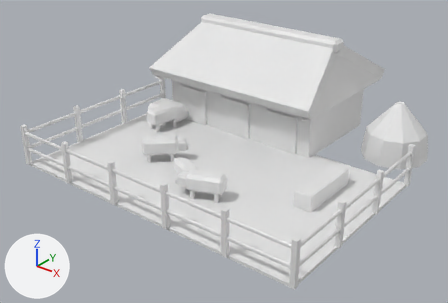
Renders of the glTF model public/buildings/pigFarm_1.glb from each side of a commit.
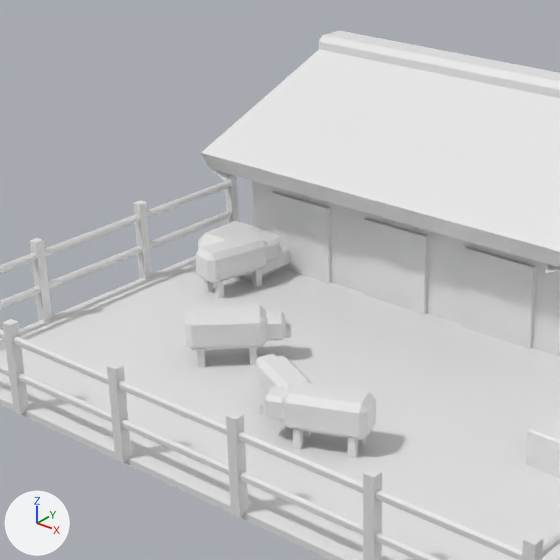
There are two pictures of each version: one whole from a camera (50 mm lens) standing at (9.18, -11.96, 7.56) and looking at (-0.2, -0.24, 0.29), one close up on the part from 13% to 69% of the width and 0% to 82% of the height. The lights are fixed; the arrows at lower left show +X, +Y and +Z. The last two pictures show the newer version. Vertices at exactly the same position are counted once.

The first close-up shows 'pigFarm_1'.
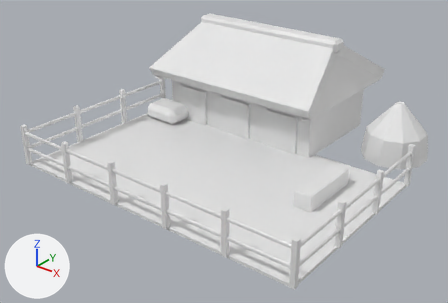
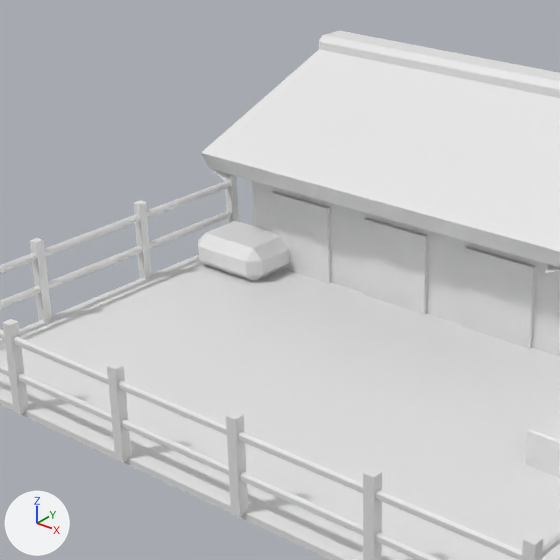
Location of each change, [x1, y1, x2, y2] in pixels of the close-ups (560 x 560 px):
part 1 of me_pigfarm_1, deleted
    before: [184, 234, 376, 458]

What the commit changed:
me_pigfarm_1 is used by ob_pigfarm_1; location (0.0, 0.0, 0.0).
me_pigfarm_1 had 762 vertices, 1316 faces and spanned x -4.26..4.26, y -3.66..4.95, z -0.05..2.95.
me_pigfarm_1 now has 410 vertices, 724 faces and spans x -4.26..4.26, y -3.66..4.95, z -0.05..2.95.
me_pigfarm_1 part 1: 28 loose pieces with 352 vertices, spanning x -3.3..1.2, y -2.44..1.09, z 0.0..0.67, are deleted.
me_pigfarm_1 no longer uses material mat_pig_c79a8c (white #e7e7e7).
me_pigfarm_1 no longer uses material mat_pig_a87a6c (white #e7e7e7).
